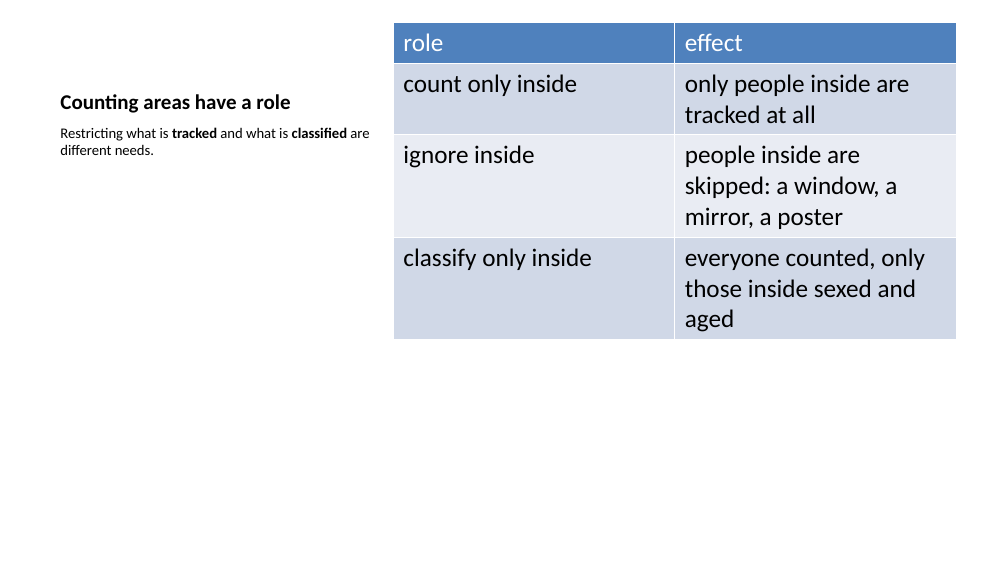
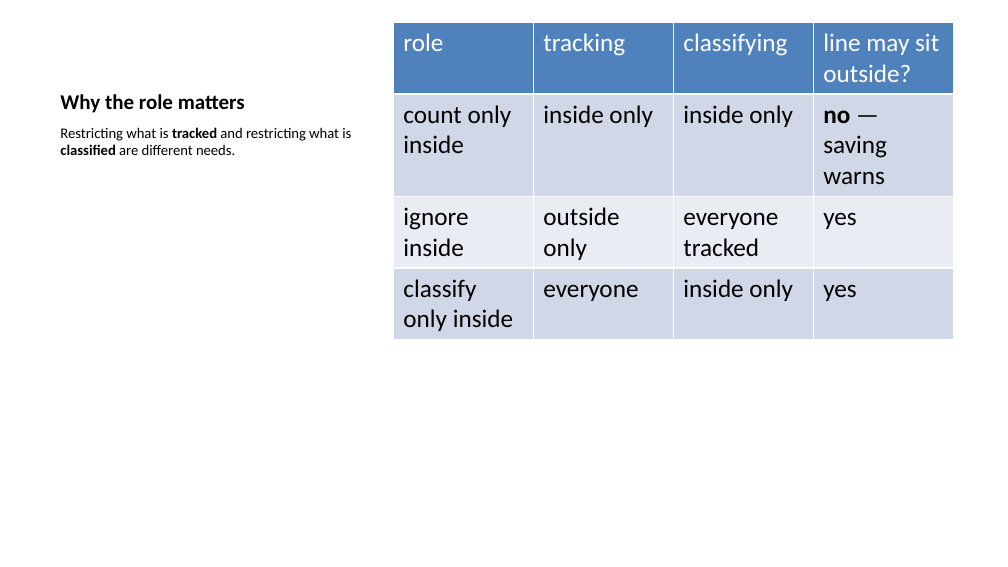
Before and after one commit to felixyustian/visitor-counting-console, a slide deck: slide 19 of docs/Visitor-Counting-Console-Deck.pptx (slide 7 before the commit). Drawn at 1008x567 pixels with LibreOffice and Linux fonts; fonts in the diff are those of the drawing. Boxes give left, top, right and bottom in pixels: in the first picture for what was removed or moved away, otherwise in the second. Text is boxed around its words. In the diff, an @@ line names an element or a change of style, - is before the commit and + after.

```diff
--- a/docs/Visitor-Counting-Console-Deck.pptx
+++ b/docs/Visitor-Counting-Console-Deck.pptx
@@ table at (x1=393, y1=22, x2=954, y2=505) @@
-column 2: effect | only people inside are tracked at all | people inside are skipped: a window, a mirror, a poster | everyone counted, only those inside sexed and aged
+column 2: tracking | inside only | outside only | everyone
+column 3: classifying | inside only | everyone tracked | inside only
+column 4: line may sit outside? | no — saving warns | yes | yes
@@ title at (x1=60, y1=94, x2=245, y2=113): text changed @@
-Counting areas have a role
+Why the role matters
@@ text at (x1=60, y1=127, x2=351, y2=155): text changed @@
-Restricting what is tracked and what is classified are different needs.
+Restricting what is tracked and restricting what is classified are different needs.
```
Also in this commit, not shown: 11 other slides changed, 14 slides added, 1 slide removed, 17 other files.
